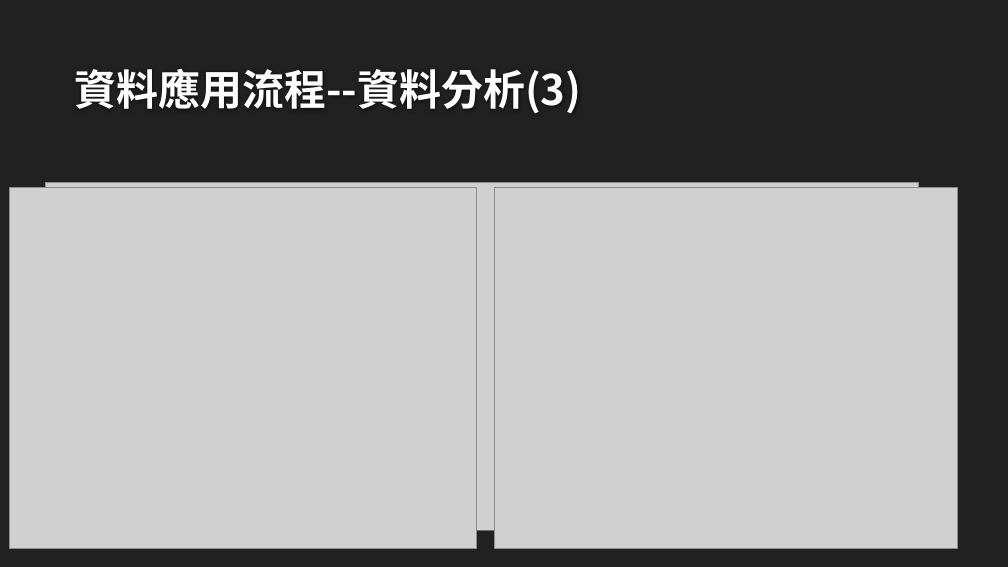
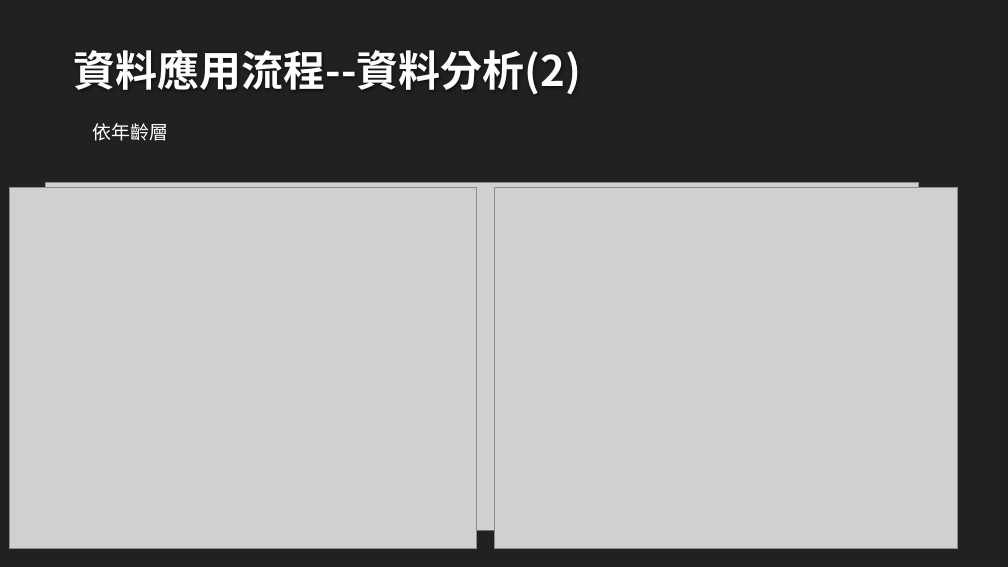
Before and after one commit to isabel112233/creditcard, a slide deck: slide 11 of 信用卡消費樣態.pptx (slide 12 before the commit). Drawn at 1008x567 pixels with LibreOffice and Linux fonts; fonts in the diff are those of the drawing; grey boxes stand for pictures; background and template pictures are left out. Boxes give left, top, right and bottom in pixels: in the first picture for what was removed or moved away, otherwise in the second. Text is boxed around its words. In the diff, an @@ line names an element or a change of style, - is before the commit and + after.

```diff
--- a/信用卡消費樣態.pptx
+++ b/信用卡消費樣態.pptx
@@ title at [74, 50, 581, 95]: text changed @@
-資料應用流程--資料分析(3)
+資料應用流程--資料分析(2)
@@ text added at [93, 123, 169, 141], 18 pt, text #FFFFFF @@
+依年齡層
```
Also in this commit, not shown: 13 other slides changed, 2 slides added, 1 slide removed, 3 other files.
